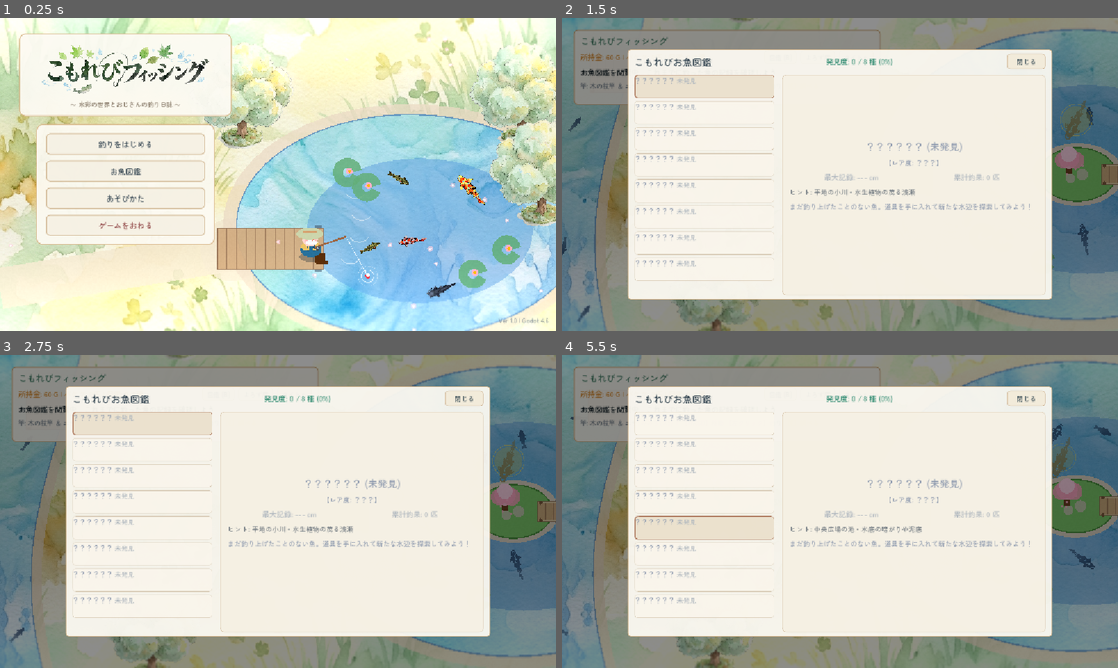
Above: before the commit, frames 1-4 (two rows, left to right).
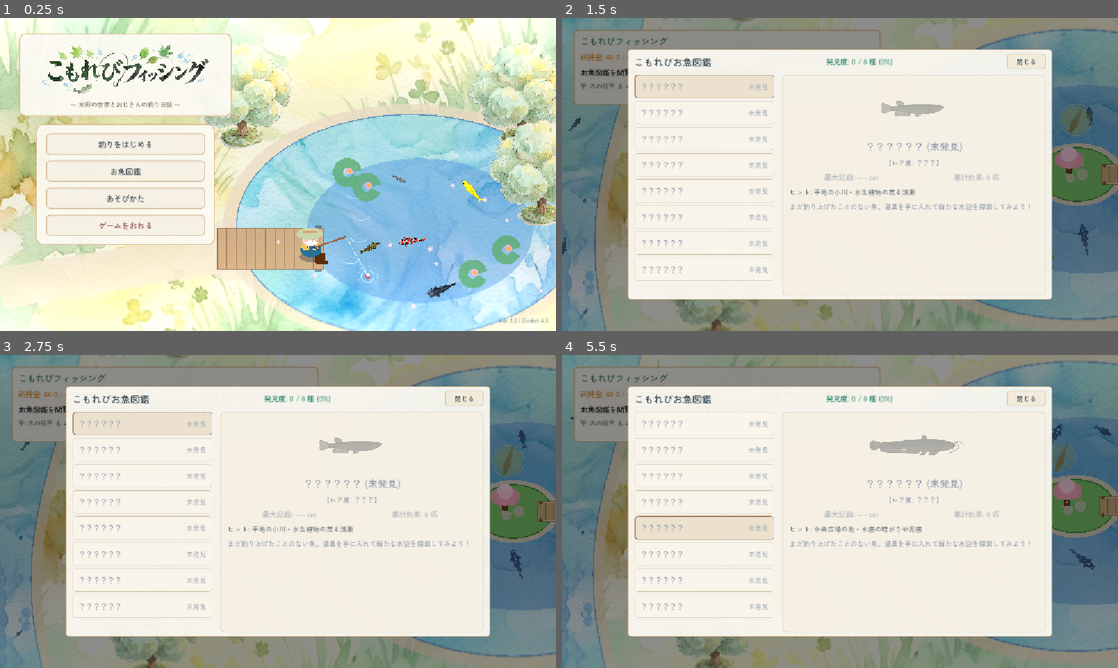
Above: after the commit, the same moments.

Repository: nory74-ui/cozy-fishing-game
Game: Godot game, scene res://scenes/title.tscn
Two runs of this game, one before a commit and one after it. Both use one fixed random seed, a clock stepped at 60 frames per second and the inputs below.
Inputs (mouse positions are in pixels of both pictures, inside the frame that each line leads up to):
- Up to frame 1 (0.25 s): no input
- Up to frame 2 (1.5 s): click "釣りをはじめる" at 0.5 s; tap Enter (ui_accept) at 1.25 s; move the mouse to (962, 158) at 1.27 s; hold Right (ui_right) from 1.28 s (still down); tap B at 1.35 s; click (962, 158) at 1.42 s
- Up to frame 3 (2.75 s): tap Enter (ui_accept) at 1.52 s; release Right (ui_right) at 2 s; click "図鑑 [B]" at 2 s
- Up to frame 4 (5.5 s): click "よろず屋" at 2.75 s; click "タイトル" at 3.5 s; click "閉じる" at 4.25 s; move the mouse to (728, 527) at 5.02 s; hold Down (ui_down) from 5.03 s (still down); tap J at 5.1 s; click (728, 527) at 5.17 s; tap Enter (ui_accept) at 5.27 s

The runs differ from the first frame. In frame 1, 0.2% of the frame differs, in the area x 69-88%, y 48-60%; in frame 2, 1.5%; in frame 3, 1.5%; in frame 4, 1.8%, in the area x 0-92%, y 19-90%.

Commit message:
Improve fish side-profile watercolor illustrations, top-down silhouettes, and UI layout

Diff:
--- a/scripts/ui/CatchResultPopup.gd
+++ b/scripts/ui/CatchResultPopup.gd
@@ -29,11 +29,13 @@
 
 	title_label.text = fish_data.get("name", "魚") + " を釣り上げた！"
 
-	# スプライト画像の読み込み（全8魚種すべて専用の本格イラストを表示）
+	# スプライト画像の読み込み（全8魚種すべて専用の本格側面図鑑イラストを表示）
 	var species = fish_data.get("species", "funa")
-	var tex = GameData.load_texture("res://assets/hd2d_fish_" + species + ".png")
+	var tex = GameData.load_texture("res://assets/fish_side_" + species + ".png")
 	if not tex:
 		tex = GameData.load_texture("res://assets/fish_" + species + ".png")
+	if not tex:
+		tex = GameData.load_texture("res://assets/hd2d_fish_" + species + ".png")
 	if fish_tex_rect:
 		fish_tex_rect.texture = tex
 		fish_tex_rect.modulate = Color.WHITE
--- a/scripts/ui/FishBookModal.gd
+++ b/scripts/ui/FishBookModal.gd
@@ -137,11 +137,13 @@
 		item_btn.add_theme_stylebox_override("pressed", style)
 
 		var btn_hbox = HBoxContainer.new()
-		btn_hbox.size_flags_horizontal = Control.SIZE_EXPAND_FILL
+		btn_hbox.set_anchors_and_offsets_preset(Control.PRESET_FULL_RECT, Control.PRESET_MODE_MINSIZE, 12)
+		btn_hbox.mouse_filter = Control.MOUSE_FILTER_IGNORE
 
 		var name_lbl = Label.new()
 		name_lbl.size_flags_horizontal = Control.SIZE_EXPAND_FILL
-		name_lbl.add_theme_font_size_override("font_size", 14)
+		name_lbl.vertical_alignment = VERTICAL_ALIGNMENT_CENTER
+		name_lbl.add_theme_font_size_override("font_size", 15)
 
 		if is_discovered:
 			name_lbl.text = base_data.get("name", "魚")
@@ -152,7 +154,9 @@
 		btn_hbox.add_child(name_lbl)
 
 		var max_lbl = Label.new()
-		max_lbl.add_theme_font_size_override("font_size", 13)
+		max_lbl.vertical_alignment = VERTICAL_ALIGNMENT_CENTER
+		max_lbl.horizontal_alignment = HORIZONTAL_ALIGNMENT_RIGHT
+		max_lbl.add_theme_font_size_override("font_size", 14)
 		if is_discovered:
 			var max_s = record.get("max_size", 0.0)
 			max_lbl.text = str(max_s) + " cm"
@@ -202,10 +206,12 @@
 		detail_desc.text = base_data.get("desc", "穏やかな水辺に棲む魚。")
 		detail_desc.add_theme_color_override("font_color", Color("#4a4e69"))
 
-		# イラスト読み込み（全8魚種すべて専用の本格イラストを表示）
-		var tex = GameData.load_texture("res://assets/hd2d_fish_" + selected_species + ".png")
+		# イラスト読み込み（全8魚種すべて専用の本格側面図鑑イラストを表示）
+		var tex = GameData.load_texture("res://assets/fish_side_" + selected_species + ".png")
 		if not tex:
 			tex = GameData.load_texture("res://assets/fish_" + selected_species + ".png")
+		if not tex:
+			tex = GameData.load_texture("res://assets/hd2d_fish_" + selected_species + ".png")
 		if detail_icon:
 			detail_icon.texture = tex
 			detail_icon.modulate = Color.WHITE
@@ -223,6 +229,9 @@
 		detail_desc.text = "まだ釣り上げたことのない魚。道具を手に入れて新たな水辺を探索してみよう！"
 		detail_desc.add_theme_color_override("font_color", Color("#8d99ae"))
 
+		var sil_tex = GameData.load_texture("res://assets/fish_side_" + selected_species + ".png")
+		if not sil_tex:
+			sil_tex = GameData.load_texture("res://assets/fish_" + selected_species + ".png")
 		if detail_icon:
-			detail_icon.texture = null
-			detail_icon.modulate = Color.WHITE
+			detail_icon.texture = sil_tex
+			detail_icon.modulate = Color(0.18, 0.24, 0.30, 0.32) # 未発見時はその魚種の神秘的な水彩シルエットを表示
--- a/scripts/ui/ShopModal.gd
+++ b/scripts/ui/ShopModal.gd
@@ -142,9 +142,20 @@
 		var fish = GameData.inventory[i]
 		var item_panel = _make_item_panel()
 		var hbox = HBoxContainer.new()
+		hbox.add_theme_constant_override("separation", 10)
+
+		var sp = fish.get("species", "funa")
+		var f_tex = GameData.load_texture("res://assets/fish_side_" + sp + ".png")
+		if f_tex:
+			var icon_rect = TextureRect.new()
+			icon_rect.texture = f_tex
+			icon_rect.custom_minimum_size = Vector2(56, 28)
+			icon_rect.expand_mode = TextureRect.EXPAND_IGNORE_SIZE
+			icon_rect.stretch_mode = TextureRect.STRETCH_KEEP_ASPECT_CENTERED
+			hbox.add_child(icon_rect)
 
 		var icon_lbl = Label.new()
-		icon_lbl.text = fish.get("name", "魚") + " (" + str(fish.get("size", 15.0)) + "cm)"
+		icon_lbl.text = fish.get("name", "魚") + " (" + str(fish.get("size", 15.0)) + " cm)"
 		icon_lbl.size_flags_horizontal = Control.SIZE_EXPAND_FILL
 		icon_lbl.add_theme_color_override("font_color", Color("#2b2d42"))
 		hbox.add_child(icon_lbl)
--- a/scripts/ui/TitleScreen.gd
+++ b/scripts/ui/TitleScreen.gd
@@ -123,10 +123,9 @@
 	]
 	for cfg in configs:
 		var tex_name = cfg["species"]
-		if tex_name == "golden_koi": tex_name = "koi"
-		elif tex_name == "medaka" or tex_name == "iwana" or tex_name == "rainbow_trout": tex_name = "yamame"
-
 		var tex = GameData.load_texture("res://assets/hd2d_fish_" + tex_name + ".png")
+		if not tex:
+			tex = GameData.load_texture("res://assets/fish_" + tex_name + ".png")
 		title_fishes.append({
 			"tex": tex,
 			"pos": cfg["pos"],
Binary file changed: assets/fish_catfish.png
Binary file changed: assets/fish_funa.png
Binary file added: assets/fish_golden_koi.png
Not shown, added: assets/fish_golden_koi.png.import
Binary file added: assets/fish_iwana.png
Not shown, added: assets/fish_iwana.png.import
Binary file changed: assets/fish_koi.png
Binary file added: assets/fish_medaka.png
Not shown, added: assets/fish_medaka.png.import
Binary file added: assets/fish_rainbow_trout.png
Not shown, added: assets/fish_rainbow_trout.png.import
Binary file added: assets/fish_side_catfish.png
(and 22 more such lines)
